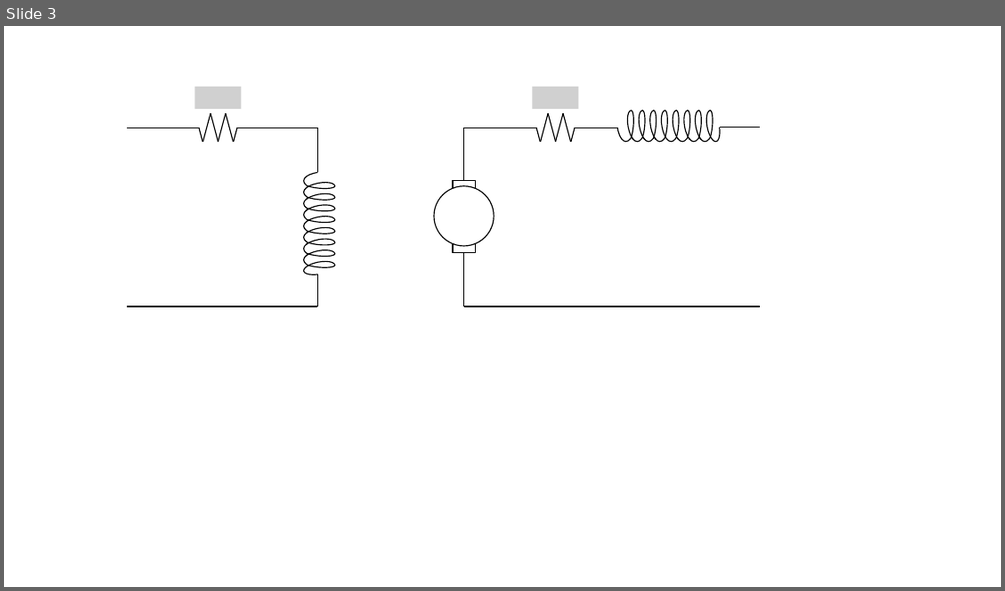
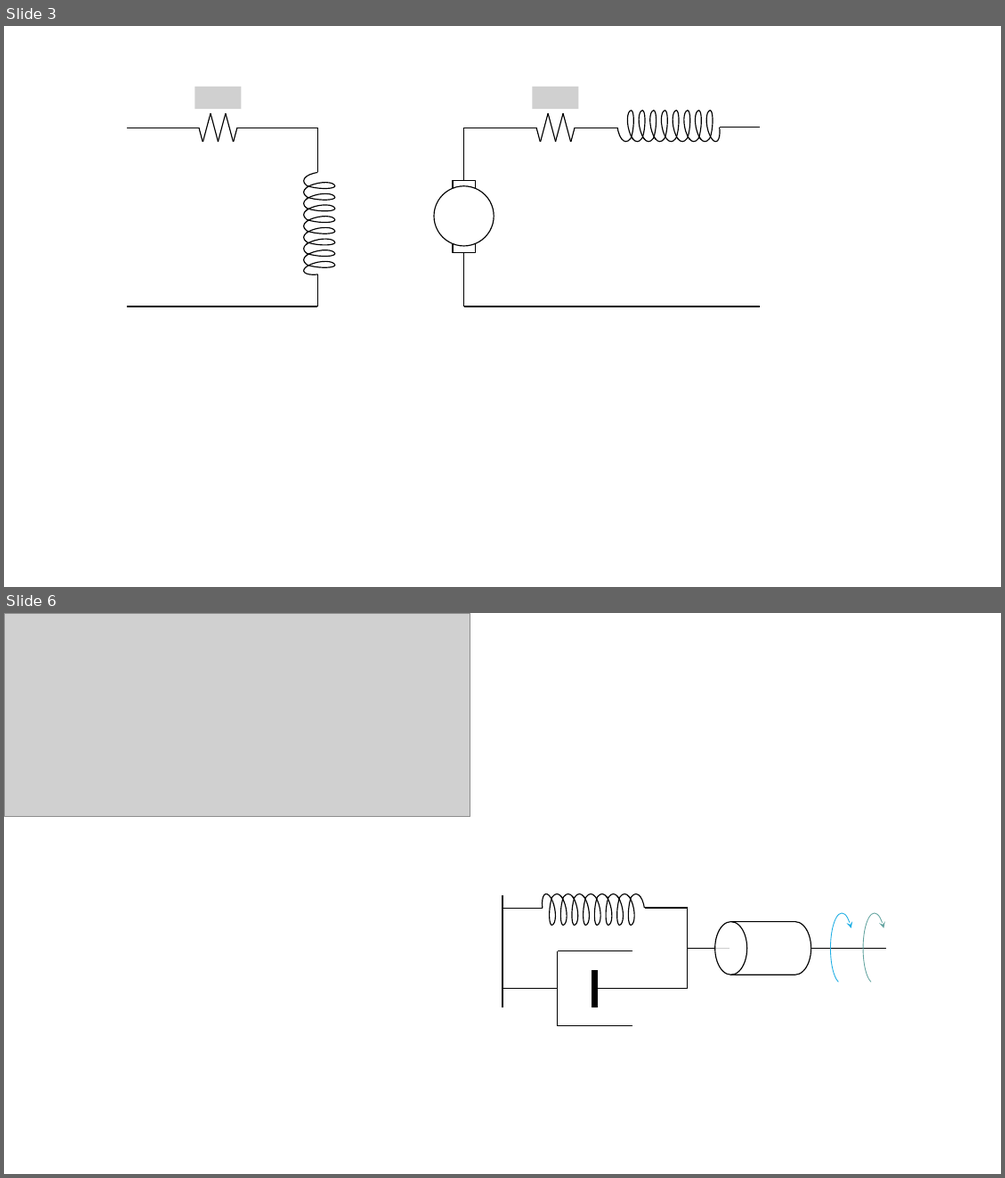
Before and after one commit to EngAhmedWaleed/Lectures-Collection, a slide deck: images/lec2/Source/From Magnetics (AW).pptx. Shown one above the other, each under a label of ours: slide 3 before the commit, slides 3 and 6 after it; the slides between them are not shown. The pictures are 1005x591 and 1005x1178 pixels, drawn with LibreOffice and Linux fonts; fonts in the diff are those of the drawing; grey boxes stand for pictures. Boxes give left, top, right and bottom in pixels: in the first picture for what was removed or moved away, otherwise in the second. Text is boxed around its words. In the diff, an @@ line names an element or a change of style, - is before the commit and + after.

```diff
--- a/images/lec2/Source/From Magnetics (AW).pptx
+++ b/images/lec2/Source/From Magnetics (AW).pptx
@@ slide 6 added at (x1=4, y1=613, x2=1001, y2=1174), background #FFFFFF @@
@@ picture added at (x1=4, y1=613, x2=469, y2=817) @@
@@ line added from (502, 1007) to (502, 895), #000000 1 pt @@
@@ group added at (x1=502, y1=892, x2=688, y2=936): 24 arc (boxed as its full ellipse)s, 2 lines @@
@@ line added from (688, 989) to (688, 908), #000000 1 pt @@
@@ flow chart magnetic drum added at (x1=715, y1=922, x2=811, y2=975), fill #FFFFFF at 80% opacity, outline #000000 1 pt @@
@@ arc (boxed as its full ellipse) added at (x1=830, y1=913, x2=853, y2=983), outline #1CADE4 0.75 pt @@
@@ arc (boxed as its full ellipse) added at (x1=863, y1=913, x2=886, y2=983), outline #62A39F 0.75 pt @@
@@ line added from (688, 948) to (730, 948), #000000 1 pt @@
@@ line added from (811, 948) to (886, 948), #000000 1 pt @@
@@ group added at (x1=558, y1=951, x2=632, y2=1026): 4 lines @@
@@ line added from (502, 989) to (558, 989), #000000 1 pt @@
@@ line added from (596, 989) to (688, 989), #000000 1 pt @@
```
Also in this commit, not shown: 3 slides changed, 1 other slide added, 11 other files.
